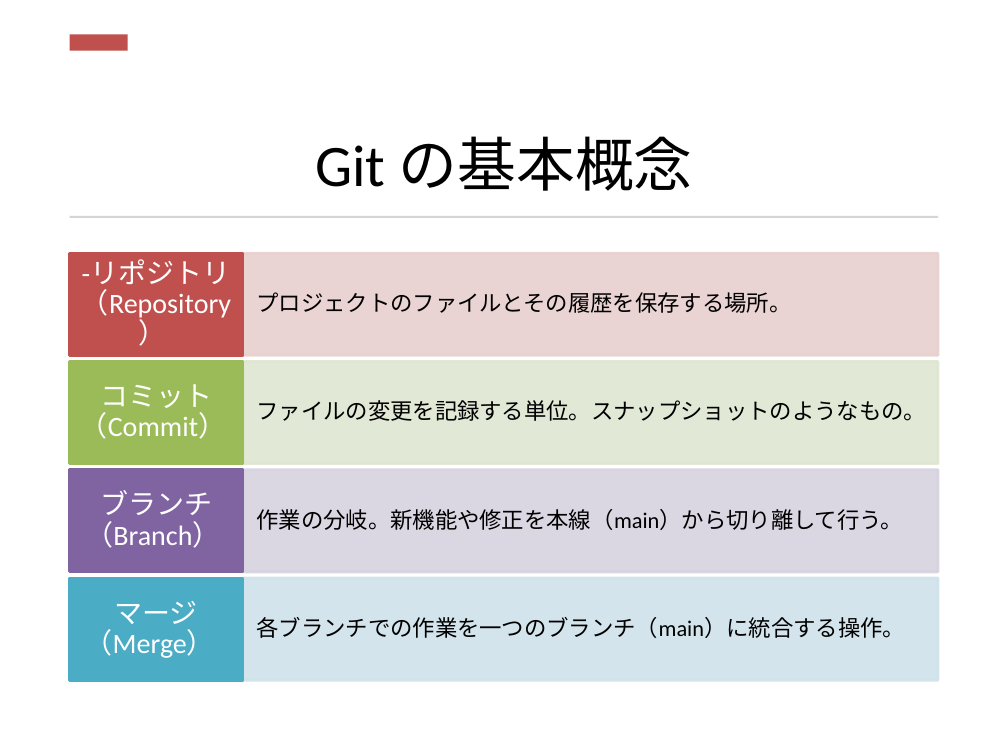
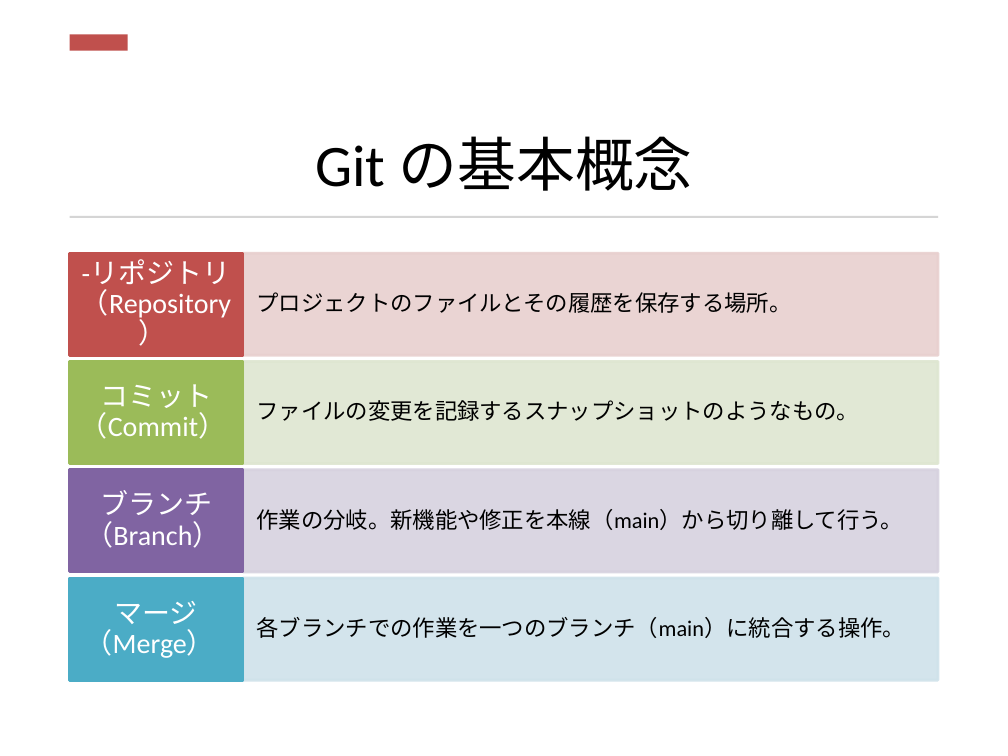
Before and after one commit to pyxudev/SenjuMeetupDocs, a slide deck: slide 6 of GitHub/GitHub_HandsOn.pptx. Drawn at 1008x756 pixels with LibreOffice and Linux fonts; fonts in the diff are those of the drawing. Boxes give left, top, right and bottom in pixels: in the first picture for what was removed or moved away, otherwise in the second. Text is boxed around its words. In the diff, an @@ line names an element or a change of style, - is before the commit and + after.

Commit message:
fixed pptx file

```diff
--- a/GitHub/GitHub_HandsOn.pptx
+++ b/GitHub/GitHub_HandsOn.pptx
@@ text at (257, 400, 860, 421): text changed @@
-ファイルの変更を記録する単位。スナップショットのようなもの。
+ファイルの変更を記録するスナップショットのようなもの。
```
Also in this commit, not shown: 2 other slides changed, 3 slides added.
